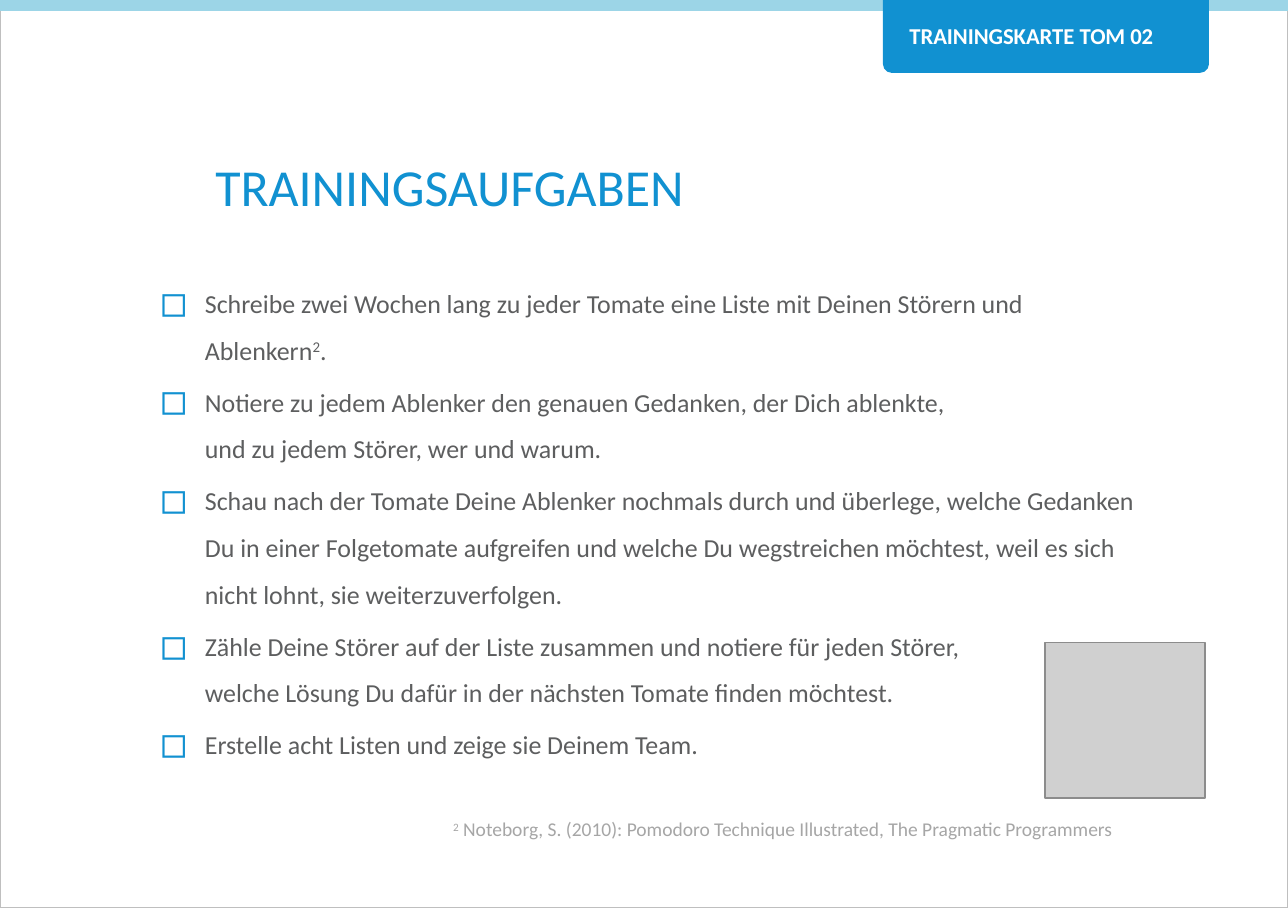
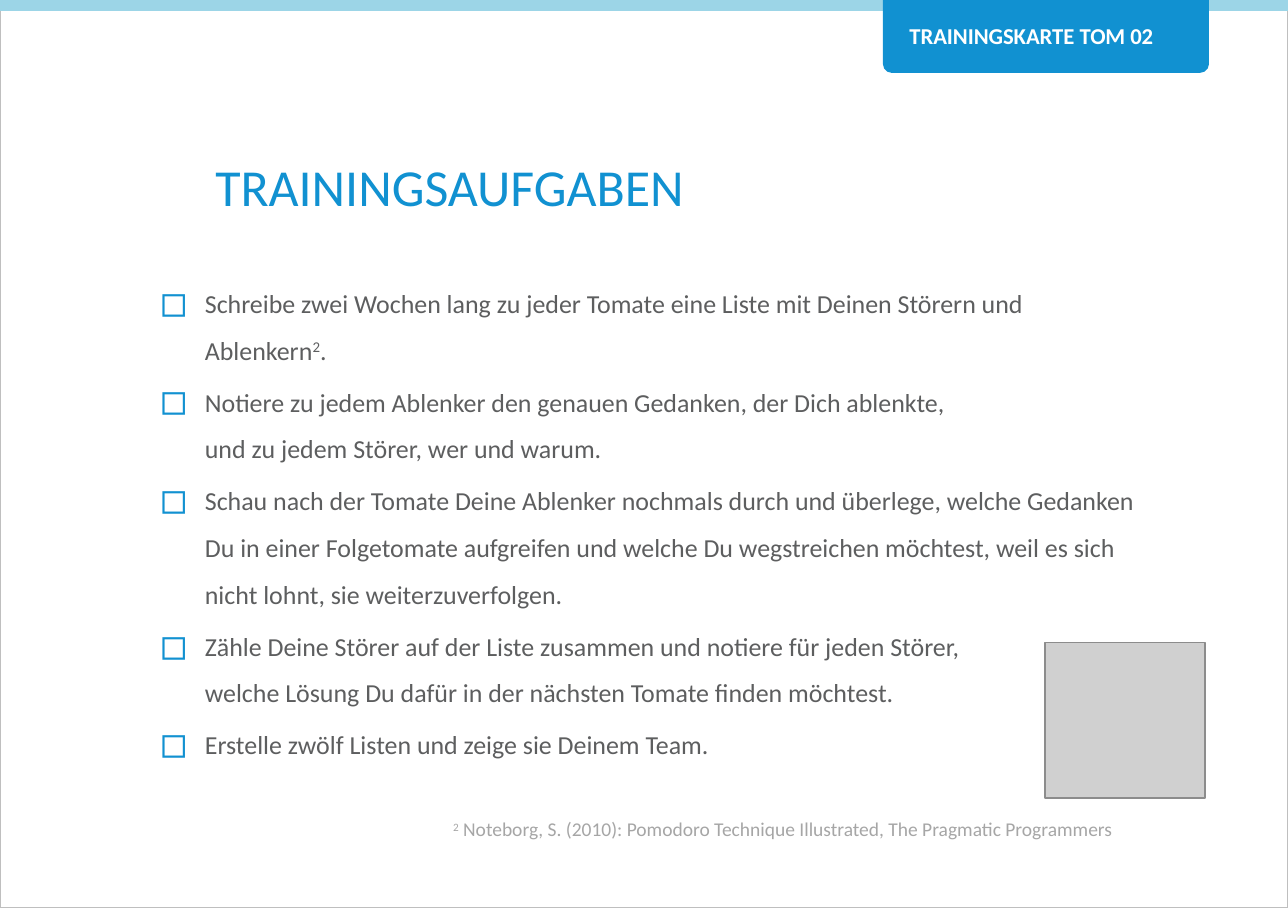
Before and after one commit to Teamtool/training-materials, a slide deck: slide 2 of agile moves/Tomatoes (TOM)/ger/apprentice/ger_TOM_02_Bin_in_einer_tomate_AM_A.pptx. Drawn at 1288x908 pixels with LibreOffice and Linux fonts; fonts in the diff are those of the drawing; grey boxes stand for pictures; background and template pictures are left out. Boxes give left, top, right and bottom in pixels: in the first picture for what was removed or moved away, otherwise in the second. Text is boxed around its words. In the diff, an @@ line names an element or a change of style, - is before the commit and + after.

```diff
--- a/agile moves/Tomatoes (TOM)/ger/apprentice/ger_TOM_02_Bin_in_einer_tomate_AM_A.pptx
+++ b/agile moves/Tomatoes (TOM)/ger/apprentice/ger_TOM_02_Bin_in_einer_tomate_AM_A.pptx
@@ text at [205, 736, 709, 759]: text changed @@
-◻ Erstelle acht Listen und zeige sie Deinem Team.
+◻ Erstelle zwölf Listen und zeige sie Deinem Team.
```
Also in this commit, not shown: 2 other files.
